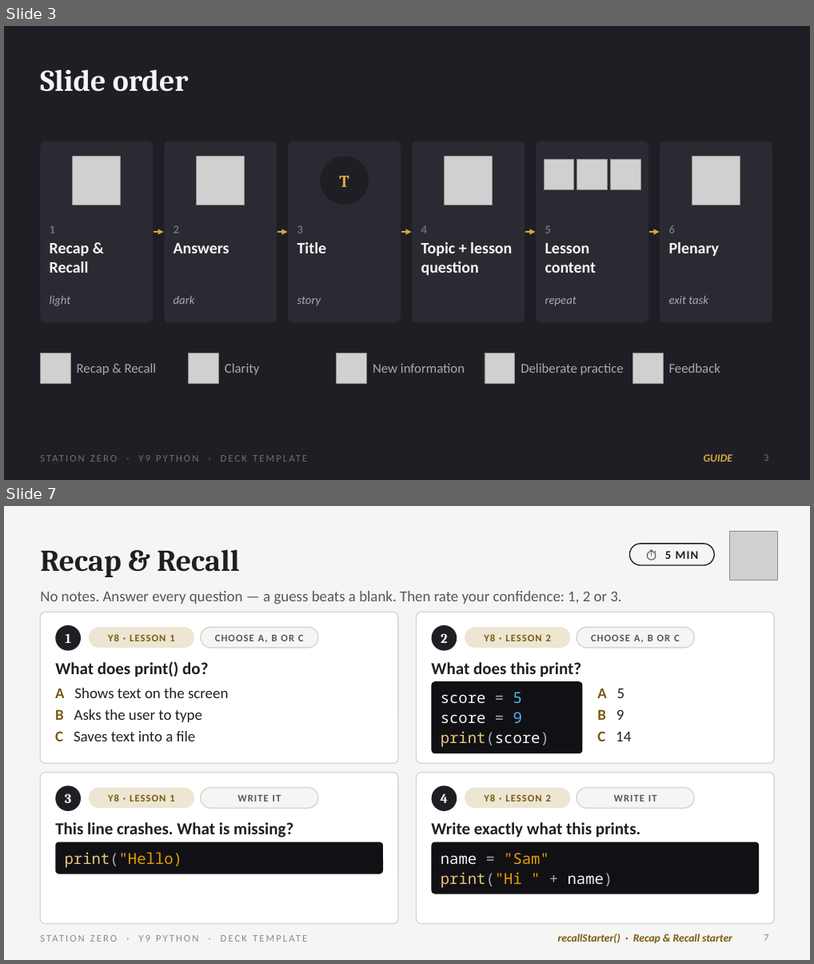
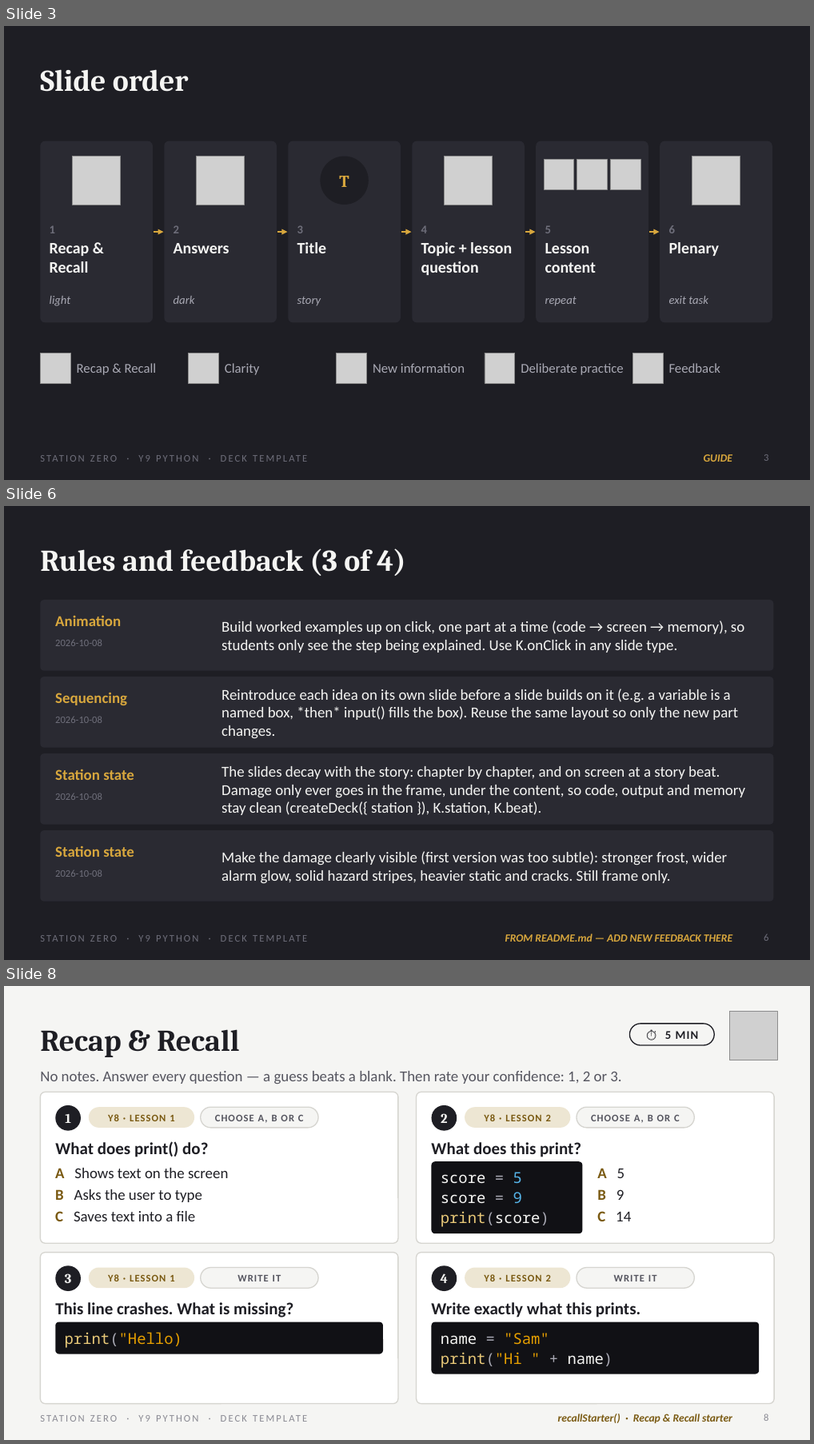
Before and after one commit to OGAComputing/interactive, a slide deck: _presentations/Y9_Python/Y9_Python_Deck_Template.pptx. Shown one above the other, each under a label of ours: slides 3 and 7 before the commit, slides 3, 6 and 8 after it; the slides between them are not shown. The pictures are 814x964 and 814x1444 pixels, drawn with LibreOffice and Linux fonts; fonts in the diff are those of the drawing; grey boxes stand for pictures. Boxes give left, top, right and bottom in pixels: in the first picture for what was removed or moved away, otherwise in the second. Text is boxed around its words. In the diff, an @@ line names an element or a change of style, - is before the commit and + after.

```diff
--- a/_presentations/Y9_Python/Y9_Python_Deck_Template.pptx
+++ b/_presentations/Y9_Python/Y9_Python_Deck_Template.pptx
@@ slide 6 added at (4, 506, 810, 960), background #1E1E24; not listed: 1 template element that a slide beside it also shows @@
@@ title added at (40, 548, 406, 576), 36 pt, text #F5F5F3, bold @@
+Rules and feedback (3 of 4)
@@ rounded rectangle added at (40, 600, 774, 671), fill #2A2A32 @@
@@ text added at (55, 616, 121, 626), 18 pt, text #D8A73D, bold @@
+Animation
@@ text added at (222, 620, 745, 653), 18 pt, text #F5F5F3 @@
+Build worked examples up on click, one part at a time (code → screen → memory), so students only see the step being explained. Use K.onClick in any slide type.
@@ text added at (55, 640, 102, 646), 12 pt, text #6E6E7A @@
+2026-10-08
@@ rounded rectangle added at (40, 676, 774, 748), fill #2A2A32 @@
@@ text added at (55, 692, 127, 705), 18 pt, text #D8A73D, bold @@
+Sequencing
@@ text added at (222, 688, 738, 739), 18 pt, text #F5F5F3 @@
+Reintroduce each idea on its own slide before a slide builds on it (e.g. a variable is a named box, *then* input() fills the box). Reuse the same layout so only the new part changes.
@@ text added at (55, 716, 102, 723), 12 pt, text #6E6E7A @@
+2026-10-08
@@ rounded rectangle added at (40, 753, 774, 824), fill #2A2A32 @@
@@ text added at (55, 769, 134, 780), 18 pt, text #D8A73D, bold @@
+Station state
@@ text added at (222, 766, 746, 815), 18 pt, text #F5F5F3 @@
+The slides decay with the story: chapter by chapter, and on screen at a story beat. Damage only ever goes in the frame, under the content, so code, output and memory stay clean (createDeck({ station }), K.station, K.beat).
@@ text added at (55, 793, 102, 800), 12 pt, text #6E6E7A @@
+2026-10-08
@@ rounded rectangle added at (40, 830, 774, 901), fill #2A2A32 @@
@@ text added at (55, 846, 134, 856), 18 pt, text #D8A73D, bold @@
+Station state
@@ text added at (222, 851, 728, 884), 18 pt, text #F5F5F3 @@
+Make the damage clearly visible (first version was too subtle): stronger frost, wider alarm glow, solid hazard stripes, heavier static and cracks. Still frame only.
@@ text added at (55, 870, 102, 876), 12 pt, text #6E6E7A @@
+2026-10-08
@@ text added at (506, 933, 733, 941), 13 pt, text #D8A73D, bold, italic @@
+FROM README.md — ADD NEW FEEDBACK THERE
@@ page number added at (764, 934, 769, 940), 12 pt, text #6E6E7A @@
+6
@@ what was slide 7 is now slide 8 @@
@@ page number at (764, 1413, 769, 1420): text changed @@
-7
+8
```
Also in this commit, not shown: 4 slides changed, 28 other files.
